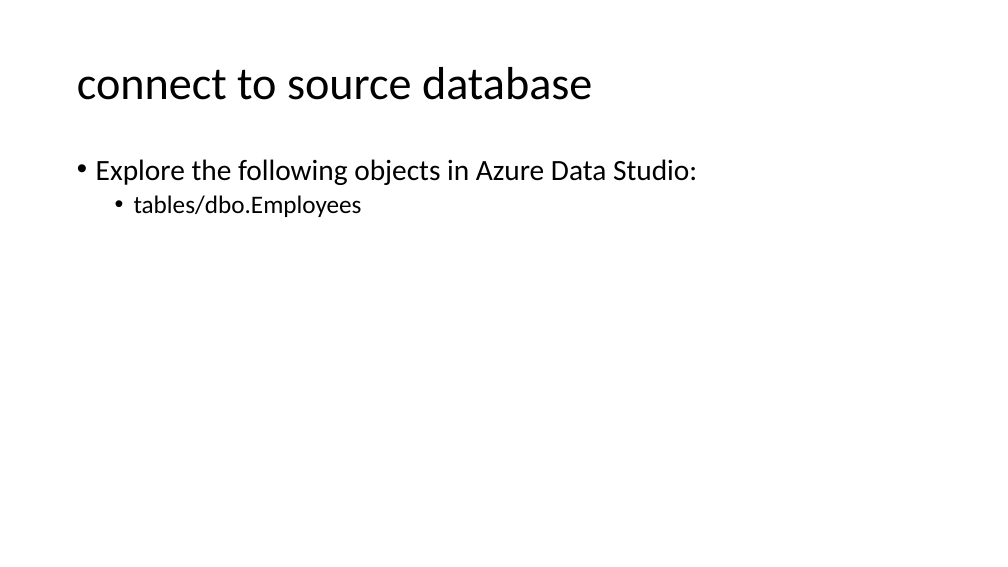
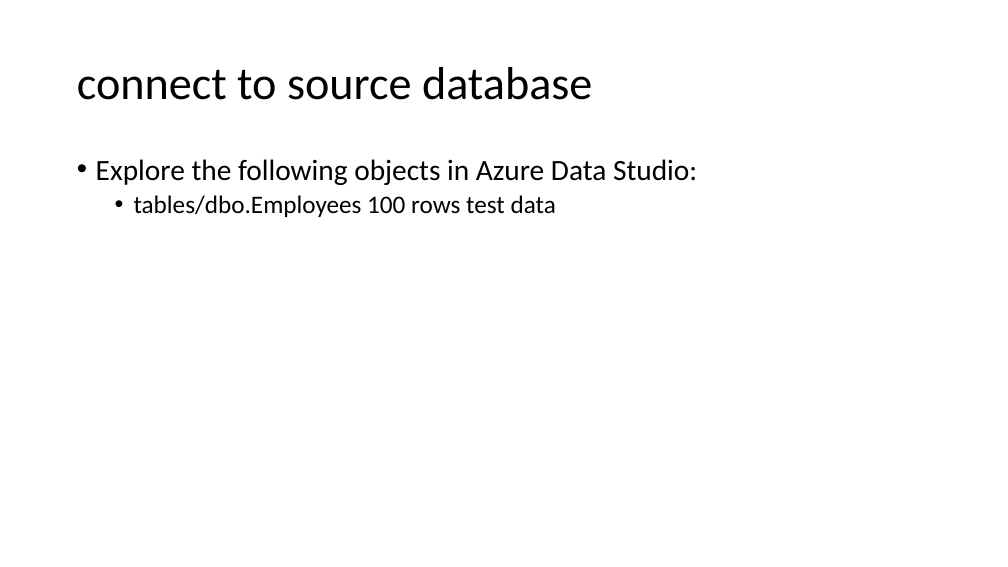
Before and after one commit to marc-jellinek/AzureDataFactoryDemo_SqlSpSink, a slide deck: slide 11 of AzDataFactoryDemo_SqlSpSink.pptx. Drawn at 1008x567 pixels with LibreOffice and Linux fonts; fonts in the diff are those of the drawing. Boxes give left, top, right and bottom in pixels: in the first picture for what was removed or moved away, otherwise in the second. Text is boxed around its words. In the diff, an @@ line names an element or a change of style, - is before the commit and + after.

```diff
--- a/AzDataFactoryDemo_SqlSpSink.pptx
+++ b/AzDataFactoryDemo_SqlSpSink.pptx
@@ text at (x1=134, y1=195, x2=556, y2=217): text changed @@
-  • tables/dbo.Employees
+  • tables/dbo.Employees 100 rows test data
```
Also in this commit, not shown: 4 other slides changed, 1 slide added, 1 slide removed.
